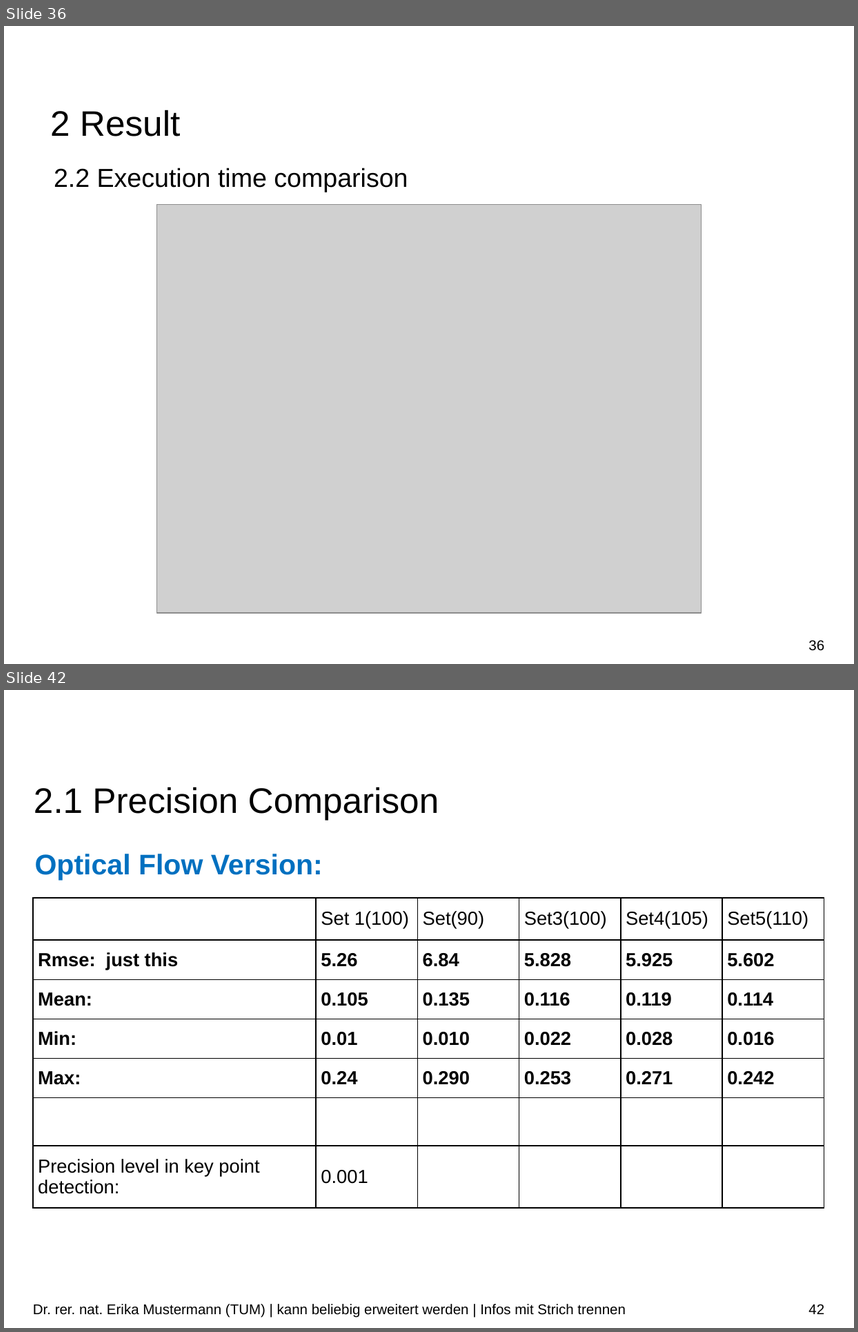
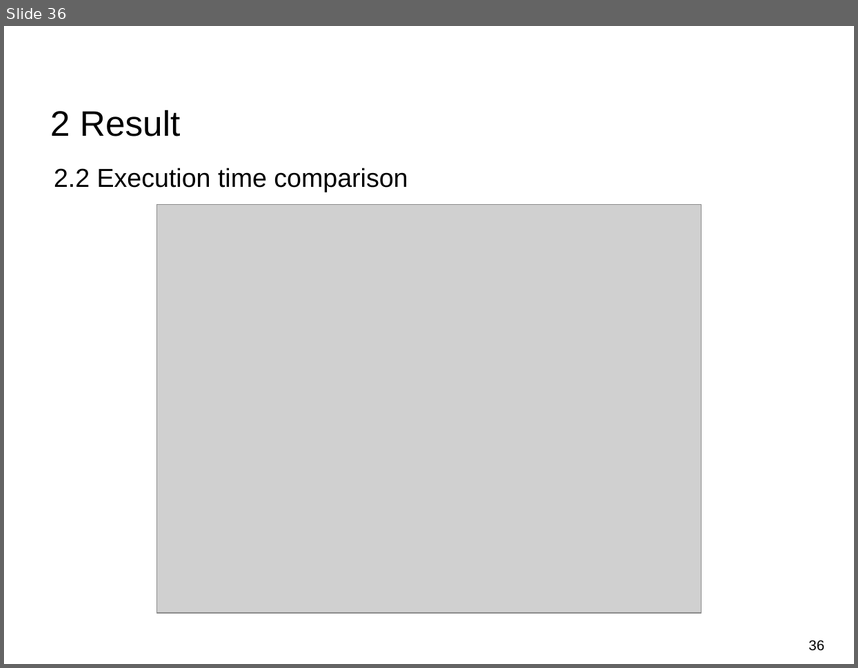
Before and after one commit to Tom-Huang/visual_navigation, a slide deck: Indirect Visual Odometry with Optical Flow.odp. Shown one above the other, each under a label of ours: slides 36 and 42 before the commit, slide 36 after it; the slides between them are not shown. The pictures are 858x1332 and 858x668 pixels, drawn with LibreOffice and Linux fonts; fonts in the diff are those of the drawing; grey boxes stand for pictures; background and template pictures are left out. Boxes give left, top, right and bottom in pixels: in the first picture for what was removed or moved away, otherwise in the second. Text is boxed around its words. In the diff, an @@ line names an element or a change of style, - is before the commit and + after.

```diff
--- a/Indirect Visual Odometry with Optical Flow.odp
+++ b/Indirect Visual Odometry with Optical Flow.odp
@@ slide 42 removed at [4, 690, 854, 1328], background #FFFFFF @@
@@ title removed at [34, 787, 439, 820] @@
-2.1 Precision Comparison
@@ text removed at [35, 854, 323, 880] @@
-Optical Flow Version:
@@ table removed at [33, 898, 822, 1207], 7 rows, 6 columns @@
- | Set 1(100) | Set(90) | Set3(100) | Set4(105) | Set5(110)
-Rmse: just this | 5.26 | 6.84 | 5.828 | 5.925 | 5.602
-Mean: | 0.105 | 0.135 | 0.116 | 0.119 | 0.114
-Min: | 0.01 | 0.010 | 0.022 | 0.028 | 0.016
-Max: | 0.24 | 0.290 | 0.253 | 0.271 | 0.242
- |  |  |  |  | 
-Precision level in key point detection: | 0.001 |  |  |  | 
@@ text removed at [33, 1303, 625, 1317] @@
-Dr. rer. nat. Erika Mustermann (TUM) | kann beliebig erweitert werden | Infos mit Strich trennen
@@ page number removed at [809, 1303, 824, 1314] @@
-42
```
Also in this commit, not shown: 3 slides changed, 5 slides added, 7 other slides removed.
